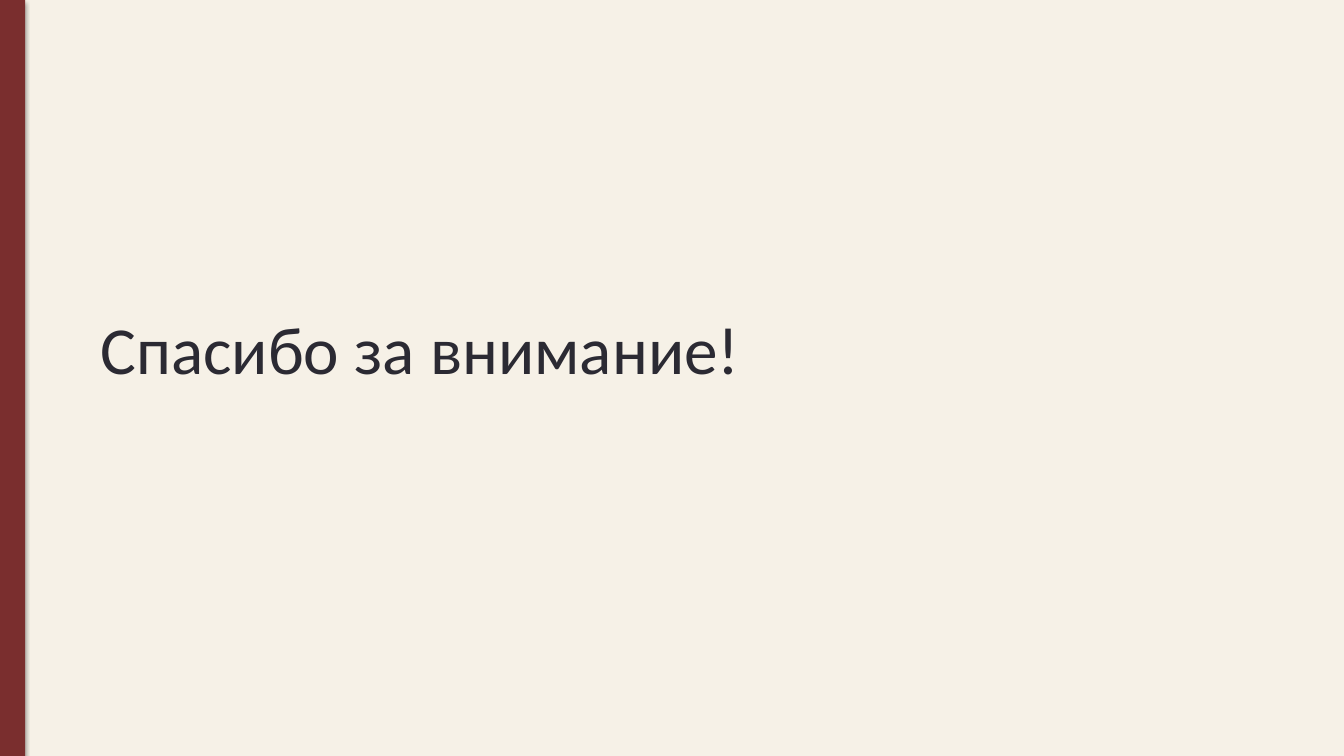
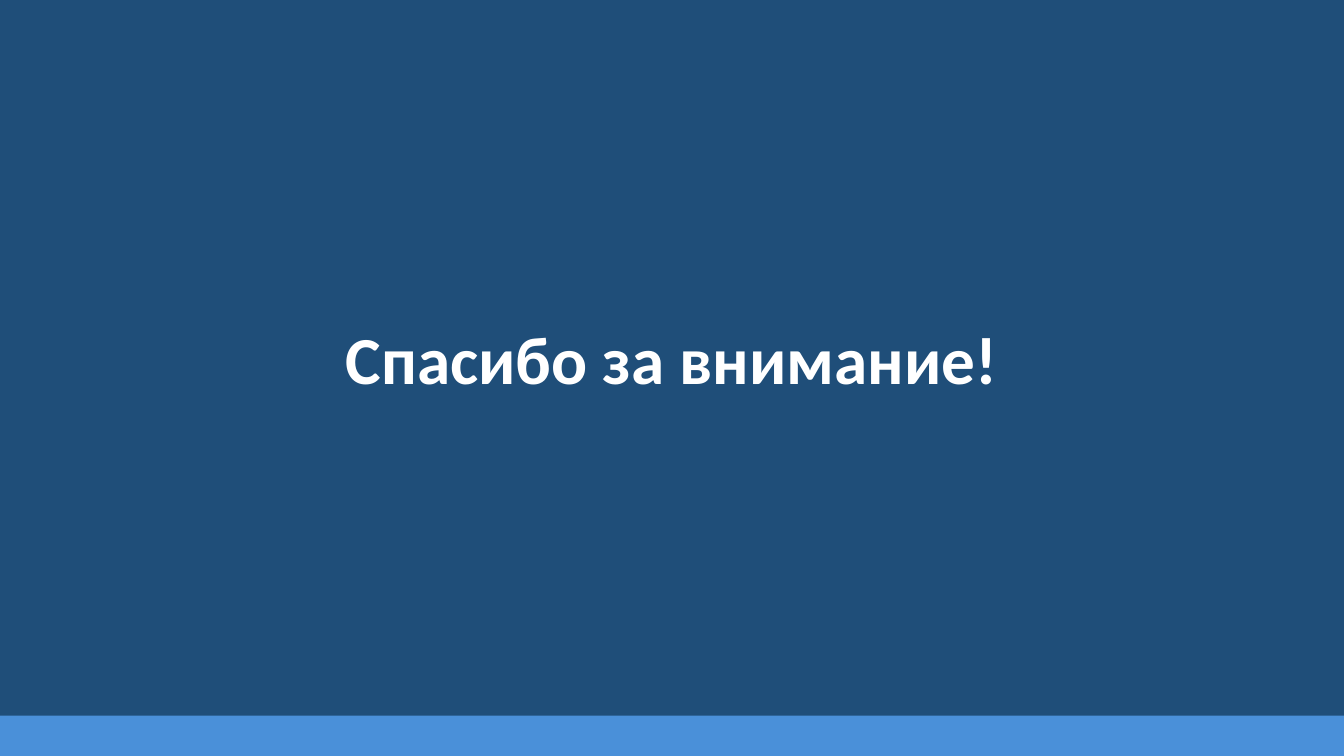
Before and after one commit to aaa111ws/MDK04.01-, a slide deck: slide 12 of pr6/Презентация.pptx. Drawn at 1344x756 pixels with LibreOffice and Linux fonts; fonts in the diff are those of the drawing. Boxes give left, top, right and bottom in pixels: in the first picture for what was removed or moved away, otherwise in the second. Text is boxed around its words. In the diff, an @@ line names an element or a change of style, - is before the commit and + after.

```diff
--- a/pr6/Презентация.pptx
+++ b/pr6/Презентация.pptx
@@ background #F6F1E7 to #1F4E79 @@
@@ text "Спасибо за внимание!": place and size @@
-text "Спасибо за внимание!" at (101, 328, 739, 375)
+text "Спасибо за внимание!" at (346, 337, 998, 385)
@@ text "Спасибо за внимание!" at (346, 337, 998, 385): text colour #2B2A33 to #FFFFFF, bold on; alignment left to centre; less space between paragraphs; vertical alignment top to middle @@
@@ rectangle removed at (0, 0, 25, 756) @@
@@ rectangle added at (0, 716, 1344, 756), fill #4A90D9 @@
```
Also in this commit, not shown: 11 other slides changed.
